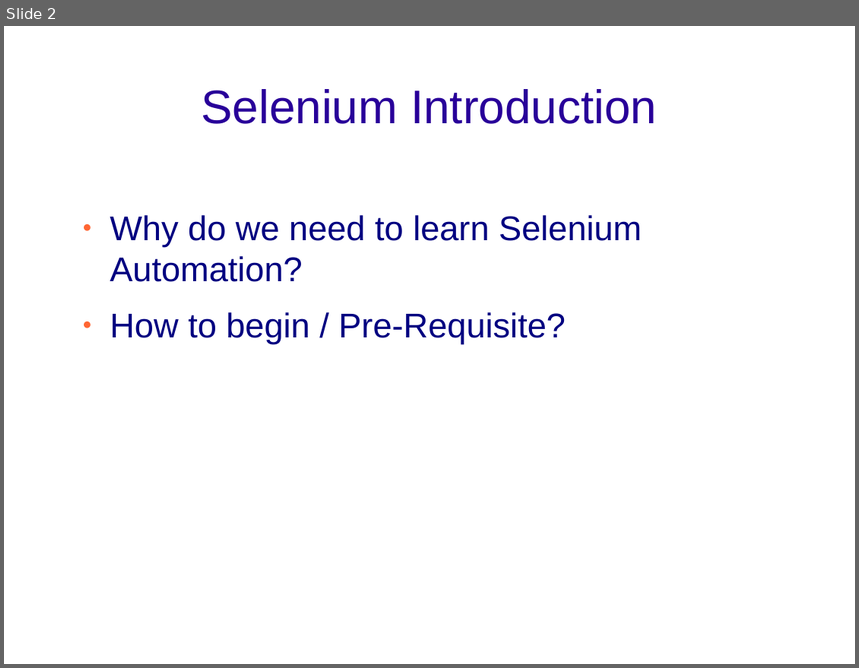
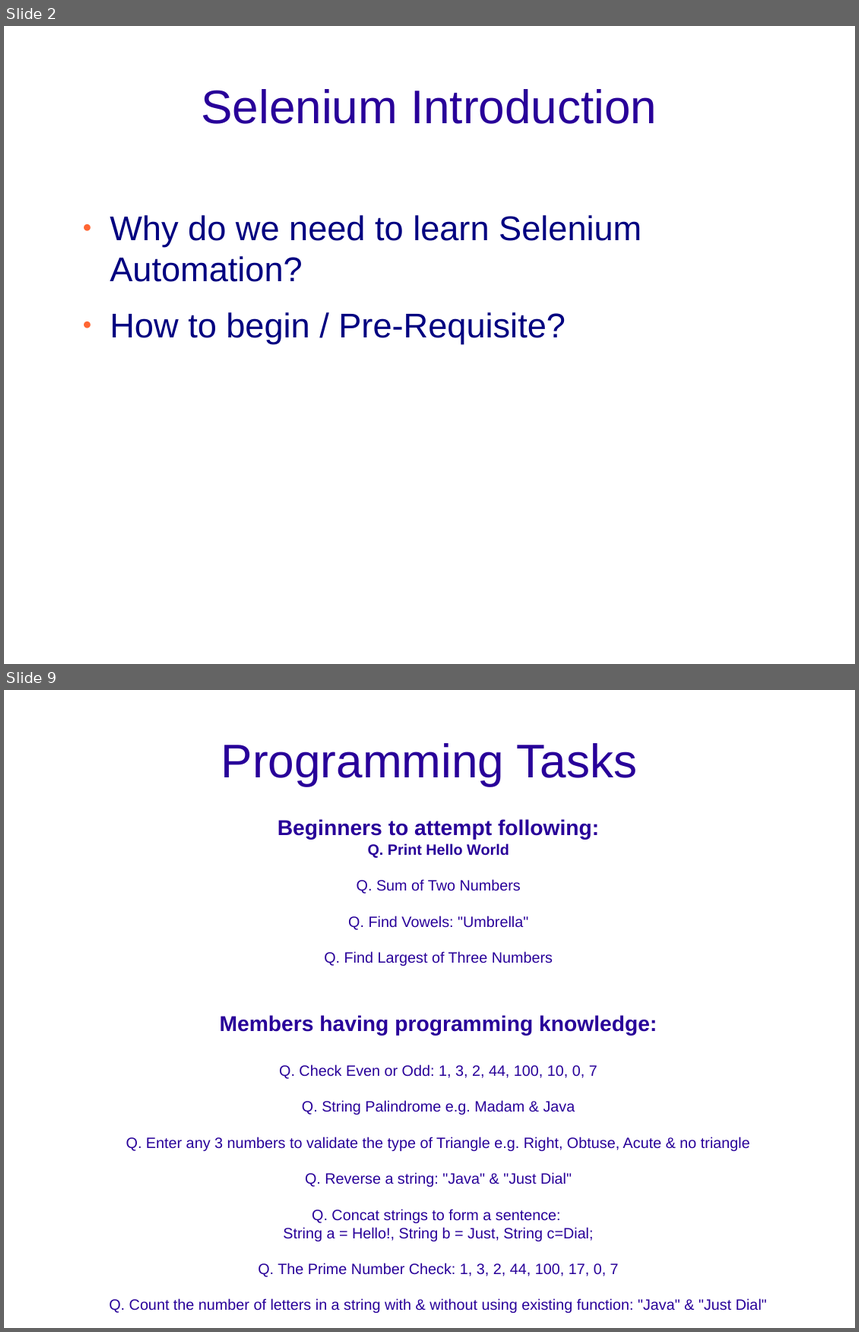
Before and after one commit to prashant-shetty27/JD, a slide deck: Prashant_Selenium_KT.odp. Shown one above the other, each under a label of ours: slide 2 before the commit, slides 2 and 9 after it; the slides between them are not shown. The pictures are 859x668 and 859x1332 pixels, drawn with LibreOffice and Linux fonts; fonts in the diff are those of the drawing; background and template pictures are left out. Boxes give left, top, right and bottom in pixels: in the first picture for what was removed or moved away, otherwise in the second. Text is boxed around its words. In the diff, an @@ line names an element or a change of style, - is before the commit and + after.

```diff
--- a/Prashant_Selenium_KT.odp
+++ b/Prashant_Selenium_KT.odp
@@ slide 9 added at [4, 690, 855, 1328], background picture (left out) @@
@@ title added at [221, 743, 638, 786], 44 pt, text #280099 @@
+Programming Tasks
@@ subtitle added at [109, 819, 767, 1313], 14 pt, text #280099 @@
+Beginners to attempt following:
+Q. Print Hello World
+Q. Sum of Two Numbers
+Q. Find Vowels: "Umbrella"
+Q. Find Largest of Three Numbers
+Members having programming knowledge:
+Q. Check Even or Odd: 1, 3, 2, 44, 100, 10, 0, 7
+Q. String Palindrome e.g. Madam & Java
+Q. Enter any 3 numbers to validate the type of Triangle e.g. Right, Obtuse, Acute & no triangle
+Q. Reverse a string: "Java" & "Just Dial"
+Q. Concat strings to form a sentence:
+String a = Hello!, String b = Just, String c=Dial;
+Q. The Prime Number Check: 1, 3, 2, 44, 100, 17, 0, 7
+Q. Count the number of letters in a string with & without using existing function: "Java" & "Just Dial"
```
Also in this commit, not shown: 4 slides changed, 4 other slides added, 4 slides removed.
